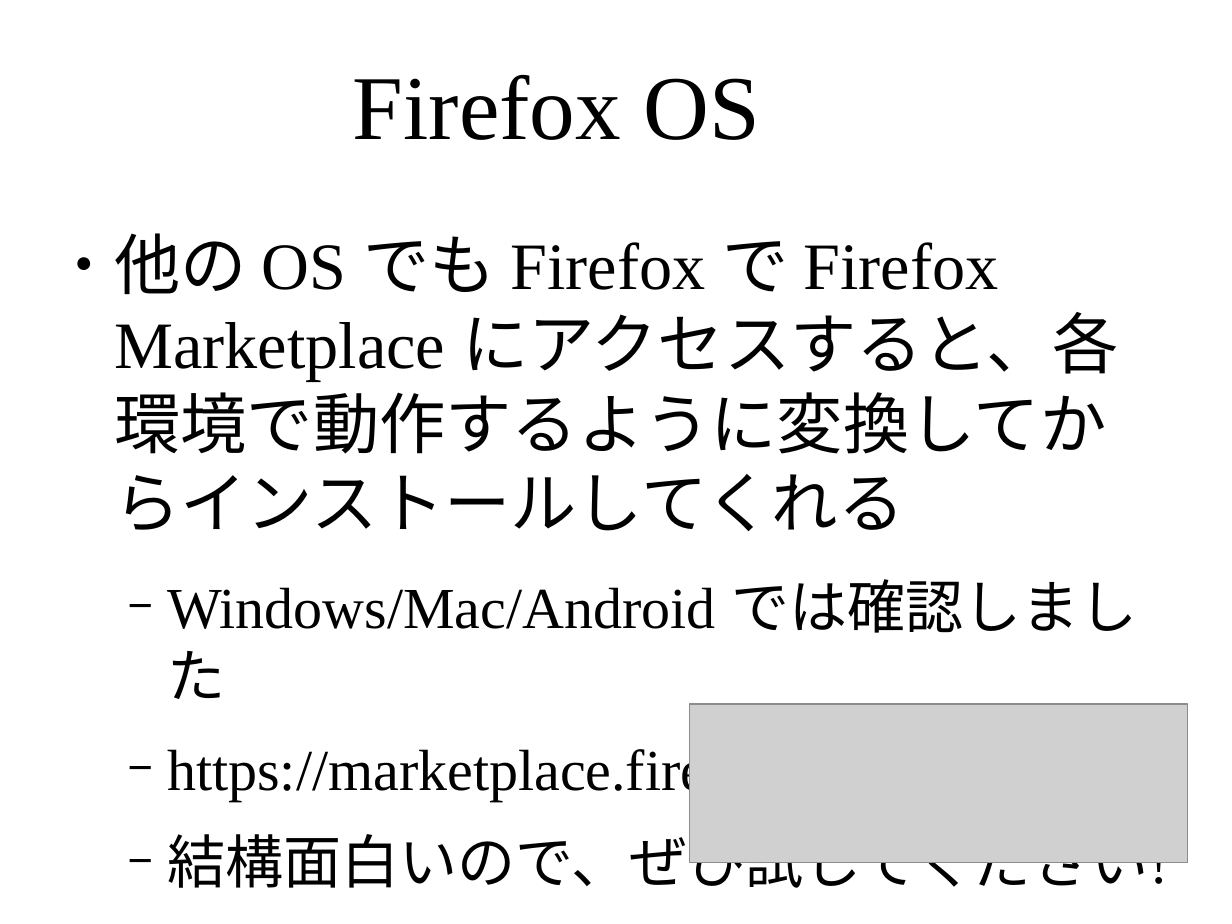
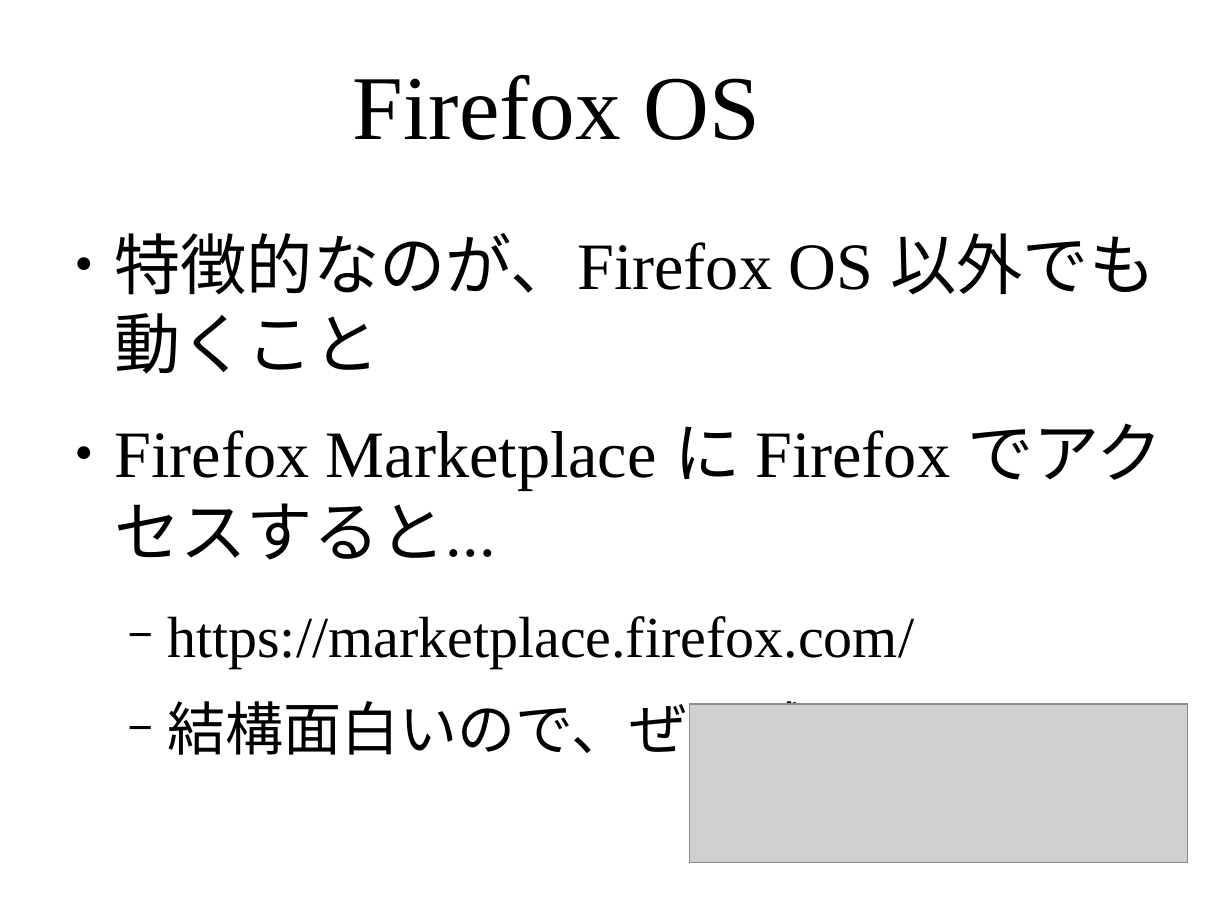
Before and after one commit to masakura/slides, a slide deck: slide 43 of html5jk#1/slide1.odp (slide 42 before the commit). Drawn at 1232x924 pixels with LibreOffice and Linux fonts; fonts in the diff are those of the drawing; grey boxes stand for pictures; background and template pictures are left out. Boxes give left, top, right and bottom in pixels: in the first picture for what was removed or moved away, otherwise in the second. Text is boxed around its words. In the diff, an @@ line names an element or a change of style, - is before the commit and + after.

```diff
--- a/html5jk#1/slide1.odp
+++ b/html5jk#1/slide1.odp
@@ text at (x1=114, y1=233, x2=1162, y2=560): text changed @@
-● 他の OS でも Firefox で Firefox Marketplace にアクセスすると、各環境で動作するように変換してからインストールしてくれる
-  − Windows/Mac/Android では確認しました
+● 特徴的なのが、Firefox OS 以外でも動くこと
+● Firefox Marketplace に Firefox でアクセスすると...
```
Also in this commit, not shown: 1 slide added, 1 slide removed, 1 other file.
